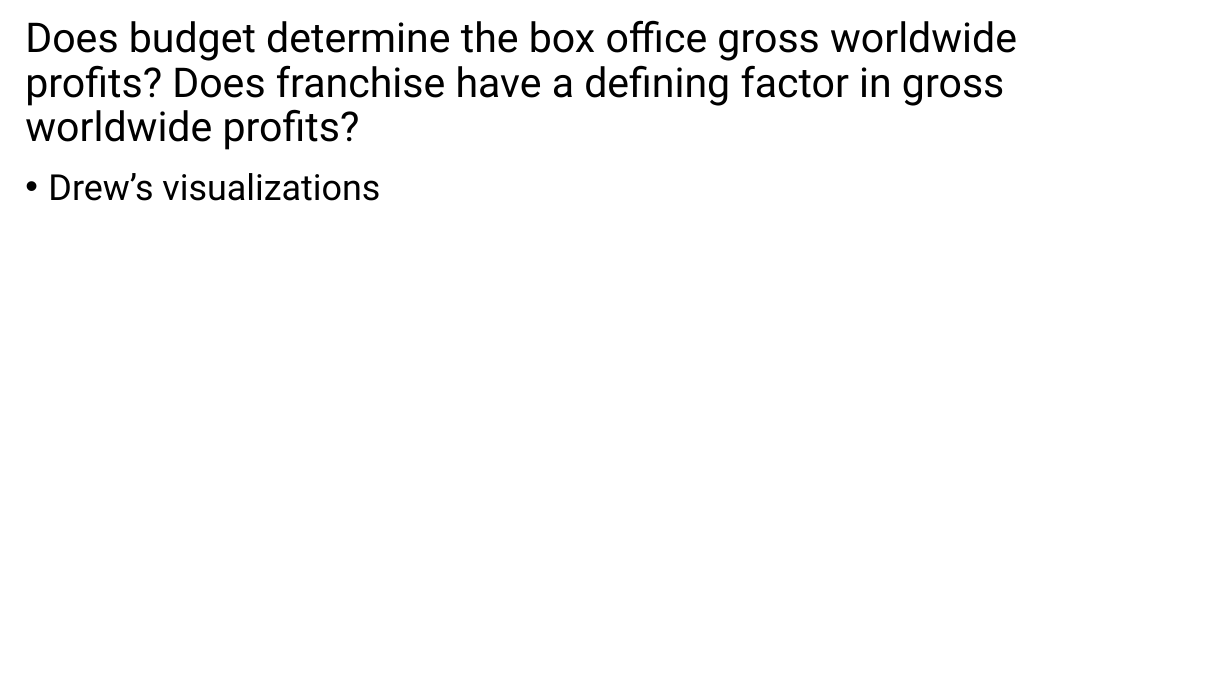
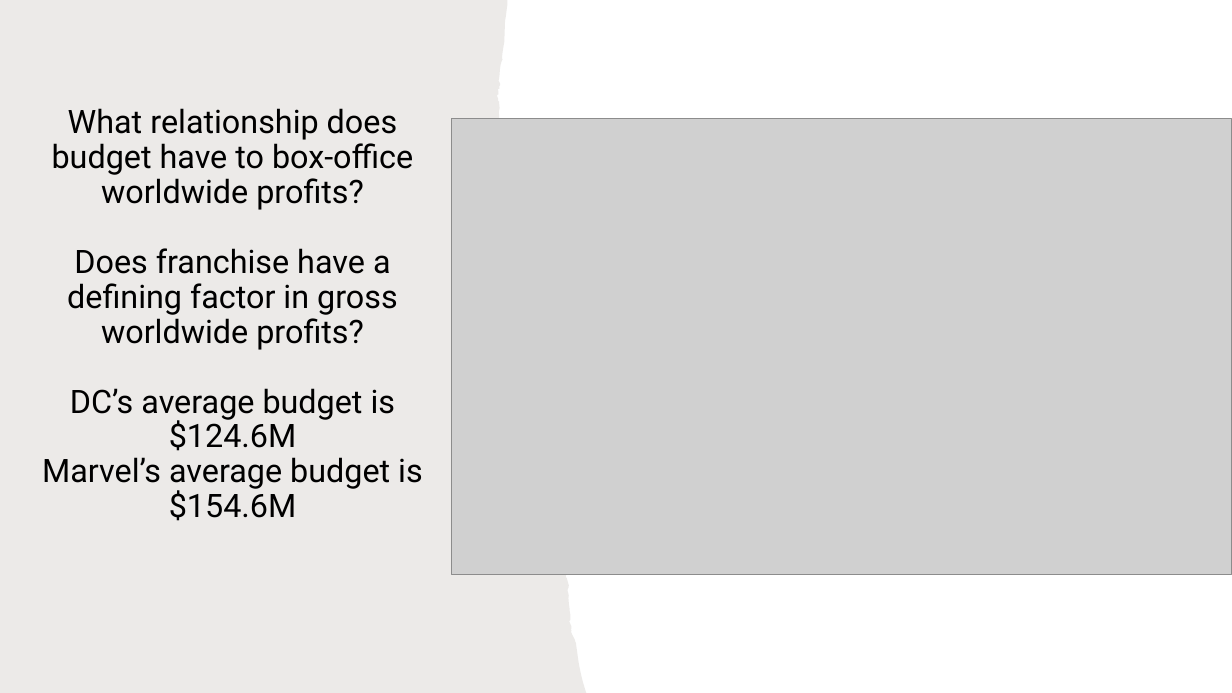
Before and after one commit to Nathan-Savage/project1, a slide deck: slide 3 of Marvel vs DC Universe Presentation.pptx (slide 2 before the commit). Drawn at 1232x693 pixels with LibreOffice and Linux fonts; fonts in the diff are those of the drawing; grey boxes stand for pictures. Boxes give left, top, right and bottom in pixels: in the first picture for what was removed or moved away, otherwise in the second. Text is boxed around its words. In the diff, an @@ line names an element or a change of style, - is before the commit and + after.

```diff
--- a/Marvel vs DC Universe Presentation.pptx
+++ b/Marvel vs DC Universe Presentation.pptx
@@ freeform shape added at [0,0,587,693], fill #82766A at 15% opacity @@
@@ picture added at [452,118,1232,575] @@
@@ title "What relationship does budget have ..." at [42,139,423,521]: vertical alignment middle to bottom @@
@@ title at [42,139,423,521]: text changed; size 32 to 25.2 pt @@
-Does budget determine the box office gross worldwide profits? Does franchise have a defining factor in gross worldwide profits?
+What relationship does budget have to box-office worldwide profits?
+Does franchise have a defining factor in gross worldwide profits?
+DC’s average budget is $124.6M
+Marvel’s average budget is $154.6M
@@ text removed at [48,173,380,201] @@
-• Drew’s visualizations
```
Also in this commit, not shown: 1 other slide changed, 6 slides added, 2 slides removed.
